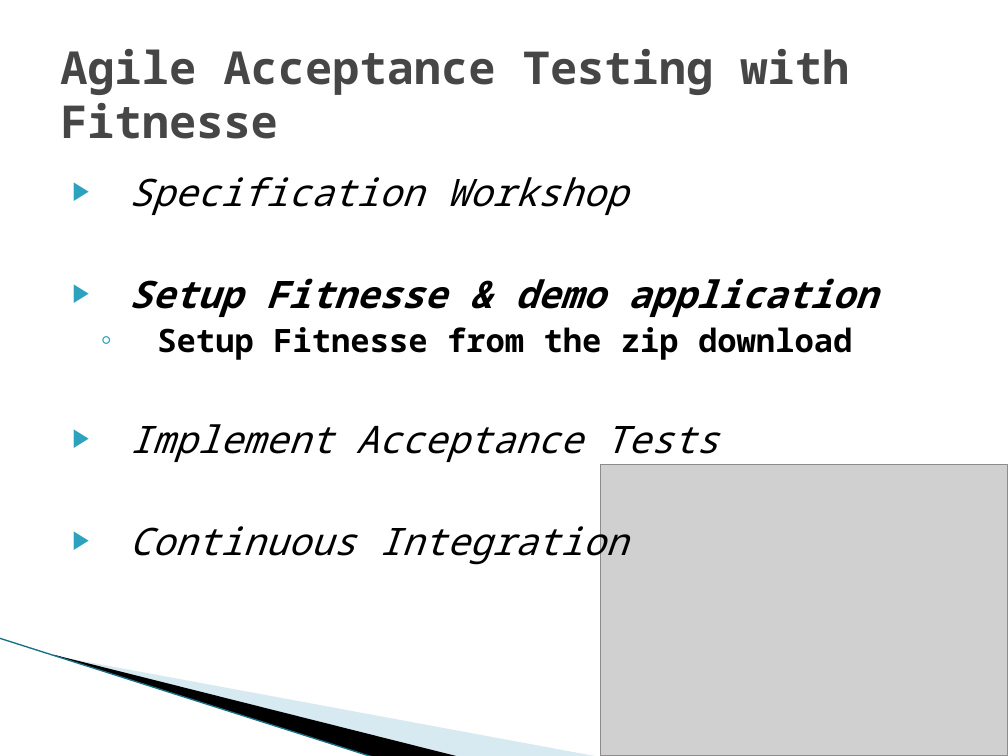
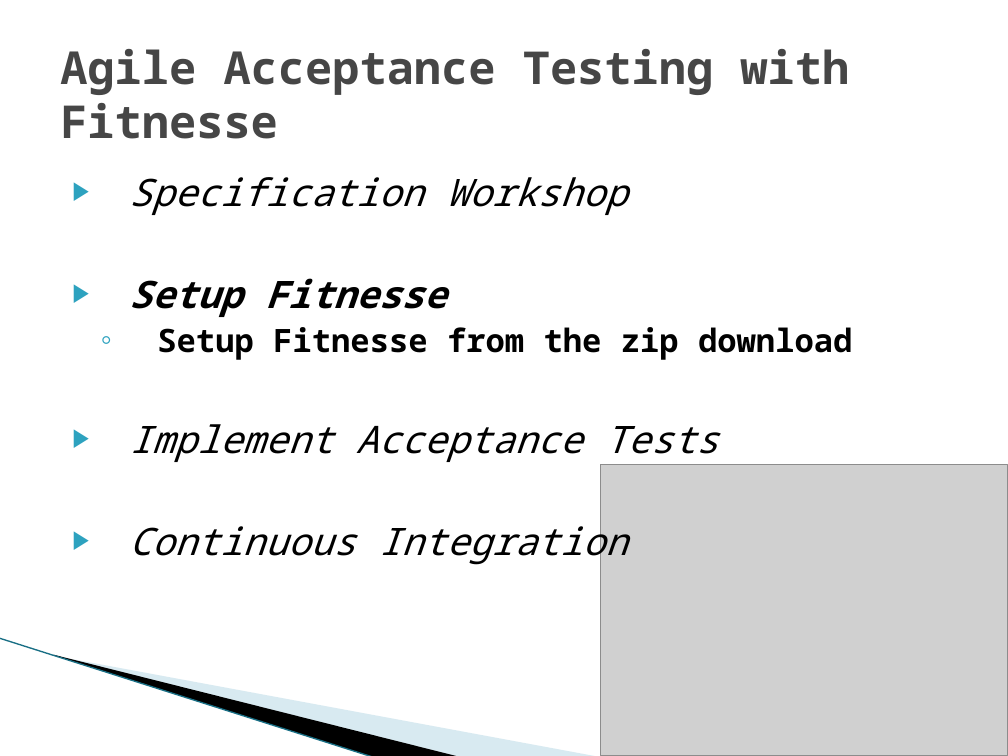
Before and after one commit to michelgrootjans/agileacceptancetesting, a slide deck: slide 13 of Slides/20090514_iLearn_AgileAcceptanceTesting.pptx. Drawn at 1008x756 pixels with LibreOffice and Linux fonts; fonts in the diff are those of the drawing; grey boxes stand for pictures; background and template pictures are left out. Boxes give left, top, right and bottom in pixels: in the first picture for what was removed or moved away, otherwise in the second. Text is boxed around its words. In the diff, an @@ line names an element or a change of style, - is before the commit and + after.

```diff
--- a/Slides/20090514_iLearn_AgileAcceptanceTesting.pptx
+++ b/Slides/20090514_iLearn_AgileAcceptanceTesting.pptx
@@ text at [129,278,446,317]: text changed @@
-▶ Setup Fitnesse & demo application
+▶ Setup Fitnesse
```
Also in this commit, not shown: 7 other slides changed, 2 slides added, 1 other file.
